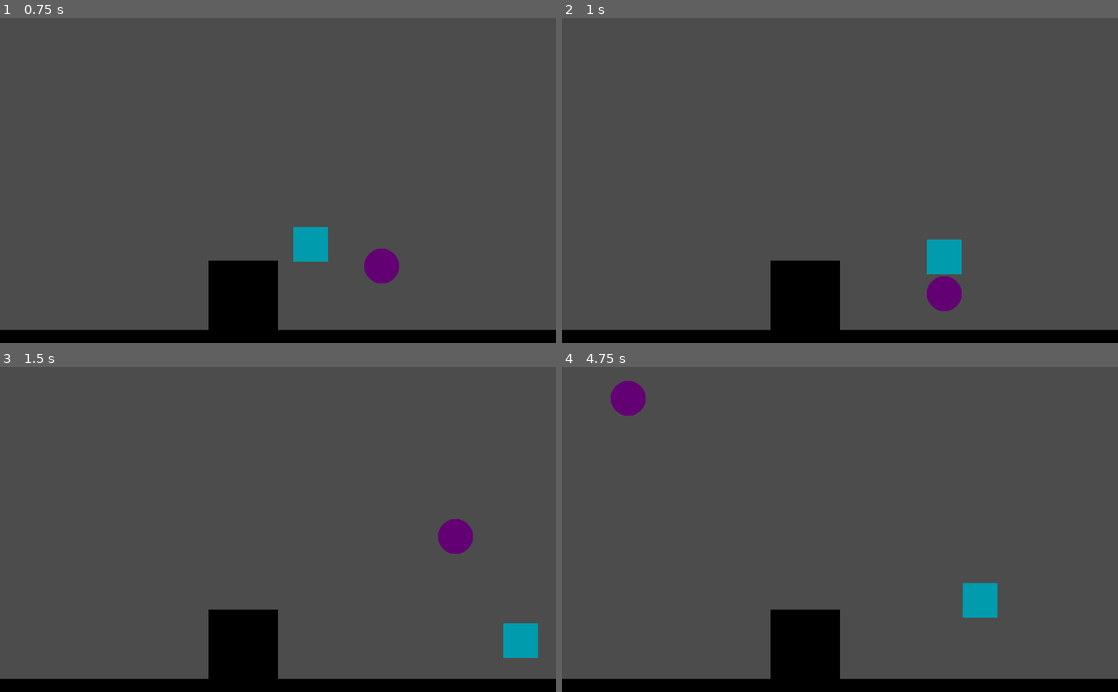
Above: before the commit, frames 1-4 (two rows, left to right).
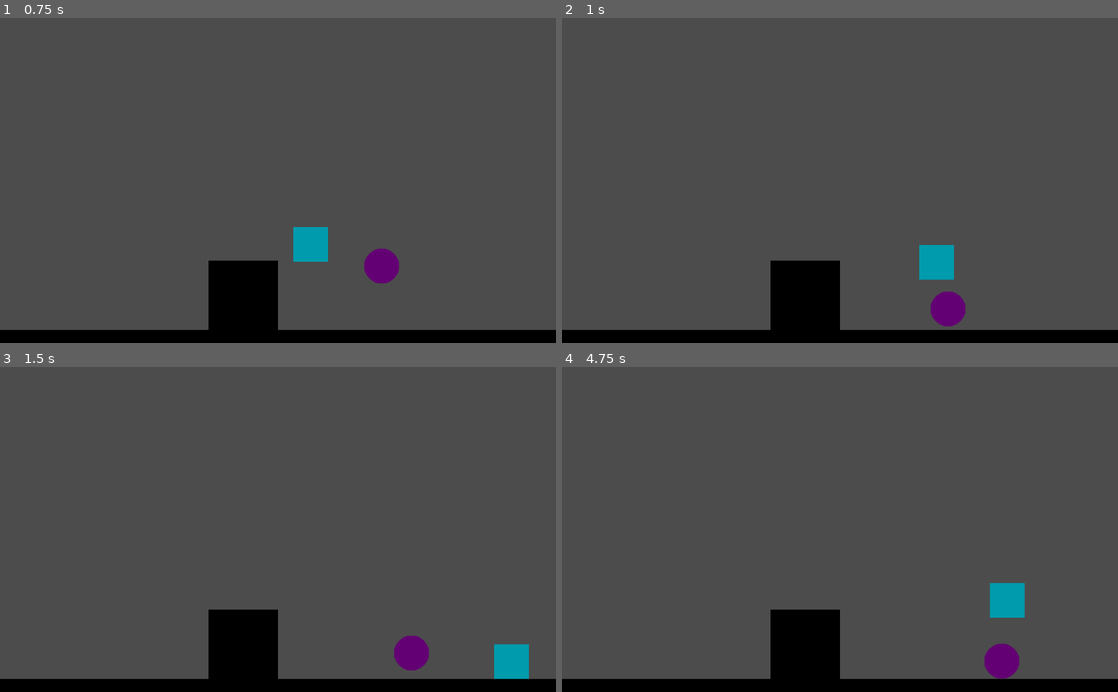
Above: after the commit, the same moments.

Repository: Develarooio/falaj
Game: Godot game, scene res://Level/TestLevel.tscn
Same seed, same stepped clock (60 frames per second), same inputs: the game is played once before the commit and once after it. The project has no main scene, so this scene is started directly.
Inputs:
- Up to frame 1 (0.75 s): hold Right (right) from 0.53 s (still down)
- Up to frame 2 (1 s): keep holding Right (right); tap Up (jump) at 0.77 s
- Up to frame 3 (1.5 s): keep holding Right (right)
- Up to frame 4 (4.75 s): tap Up (jump) at 1.52, 3.02, 3.77, 4.52 s; release Right (right) at 2.03 s; hold Left (left) 2.03-2.78 s; hold Right (right) 2.78-4.28 s; hold Left (left) from 4.28 s (still down)

Frame 1 is identical in both runs. In frame 2, 1.0% of the frame differs, in the area x 64-73%, y 68-95%; in frame 3, 2.0%; in frame 4, 2.1%, in the area x 8-84%, y 4-96%.

Commit message:
bounce dampening

Diff:
--- a/Ball/Ball.gd
+++ b/Ball/Ball.gd
@@ -6,20 +6,16 @@
 var gravity = 10
 var current_speed = Vector2()
 var UP = Vector2(0, -1)
-var bounce_coefficent = 1.0
+var bounce_coefficent = 0.7
 
 func _ready():
 	#initial velocity
 	current_speed = Vector2(-50,300)
-	# Called when the node is added to the scene for the first time.
-	# Initialization here
-	pass
 
 func _physics_process(delta):
-	current_speed * bounce_coefficent
 	var collision = move_and_collide(current_speed * delta)
 	if collision:
 		current_speed = current_speed.bounce(collision.normal)
-	#write physics code oh boy
+		current_speed *= bounce_coefficent
 	else:
 		current_speed.y += gravity
